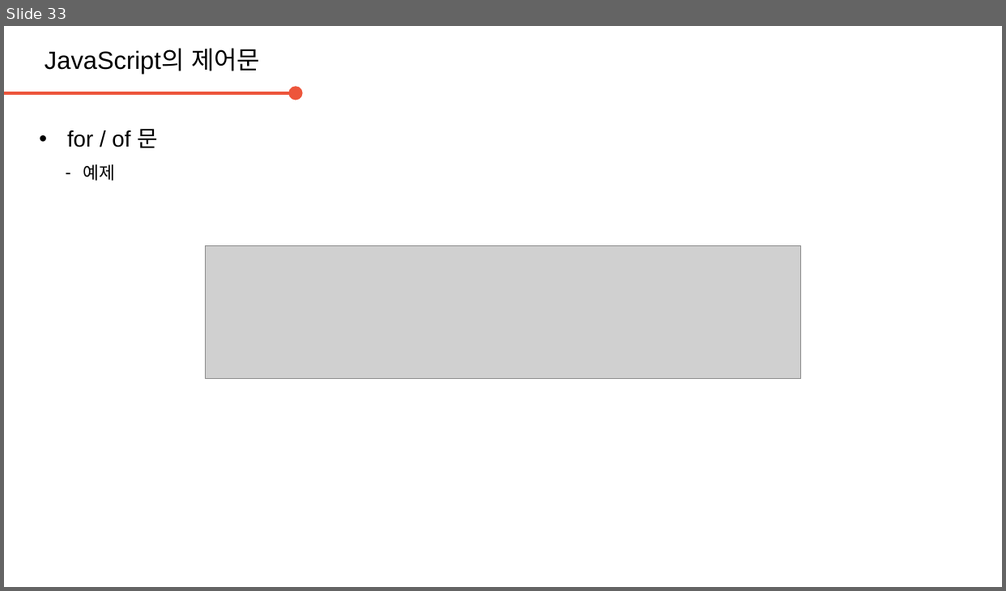
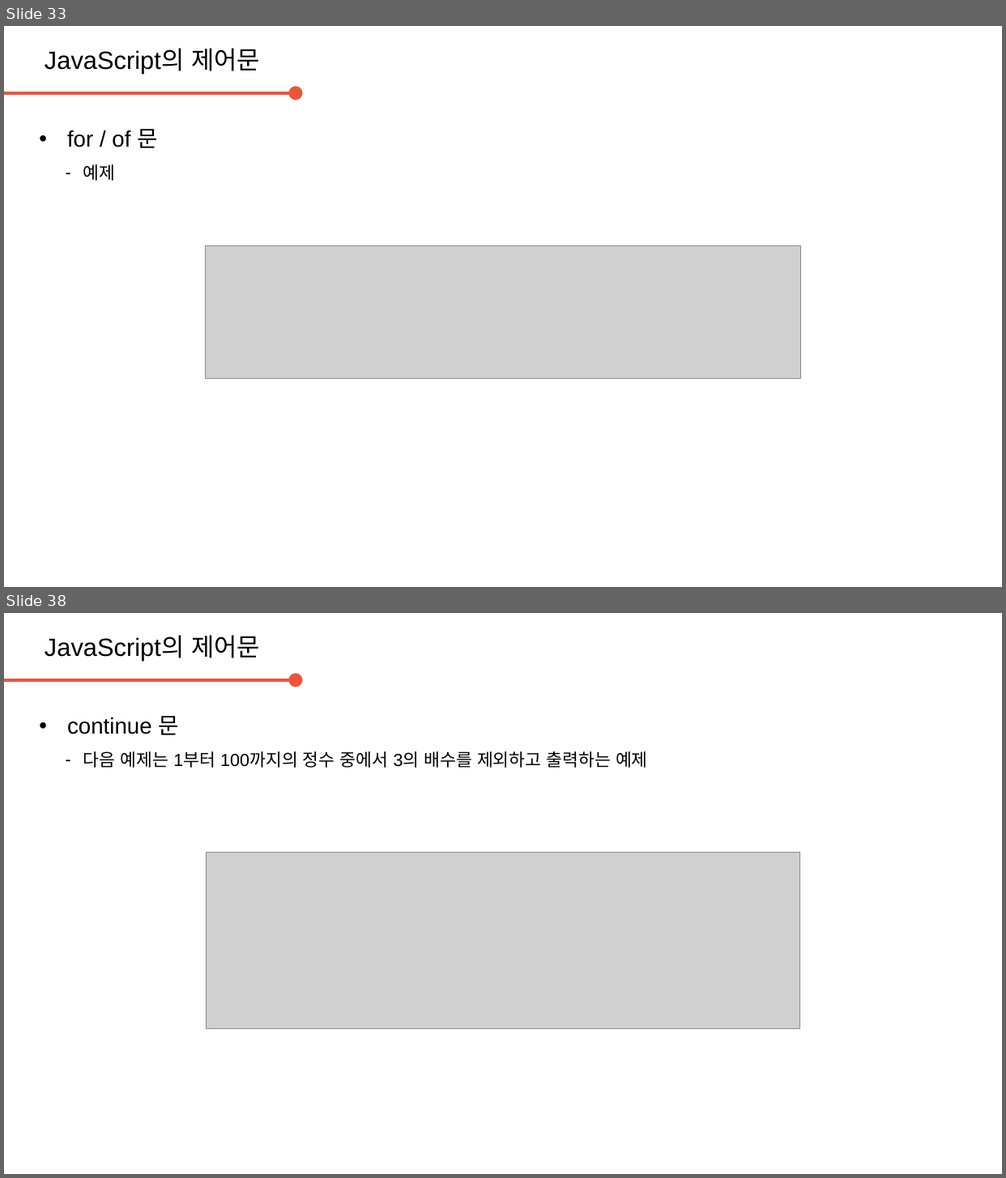
Before and after one commit to daegukdo/GCWM, a slide deck: 33/200820_JavaScript_control_flow.pptx. Shown one above the other, each under a label of ours: slide 33 before the commit, slides 33 and 38 after it; the slides between them are not shown. The pictures are 1006x591 and 1006x1178 pixels, drawn with LibreOffice and Linux fonts; fonts in the diff are those of the drawing; grey boxes stand for pictures; background and template pictures are left out. Boxes give left, top, right and bottom in pixels: in the first picture for what was removed or moved away, otherwise in the second. Text is boxed around its words. In the diff, an @@ line names an element or a change of style, - is before the commit and + after.

Commit message:
get coding with me  - edit JavaScript resource (control flow)  - add JavaScript resource (array)

```diff
--- a/33/200820_JavaScript_control_flow.pptx
+++ b/33/200820_JavaScript_control_flow.pptx
@@ slide 38 added at [4,613,1002,1174], background #FFFFFF @@
@@ text added at [44,635,260,660], 20 pt, text #000000 @@
+JavaScript의 제어문
@@ arrow added from (4, 680) to (296, 680), #ED553B 2.25 pt @@
@@ text added at [67,716,648,768], 14 pt, text #000000 @@
+• continue 문
+  – 다음 예제는 1부터 100까지의 정수 중에서 3의 배수를 제외하고 출력하는 예제
@@ picture added at [206,852,799,1029] @@
```
Also in this commit, not shown: 7 other slides added, 1 slide removed, 4 other files.
